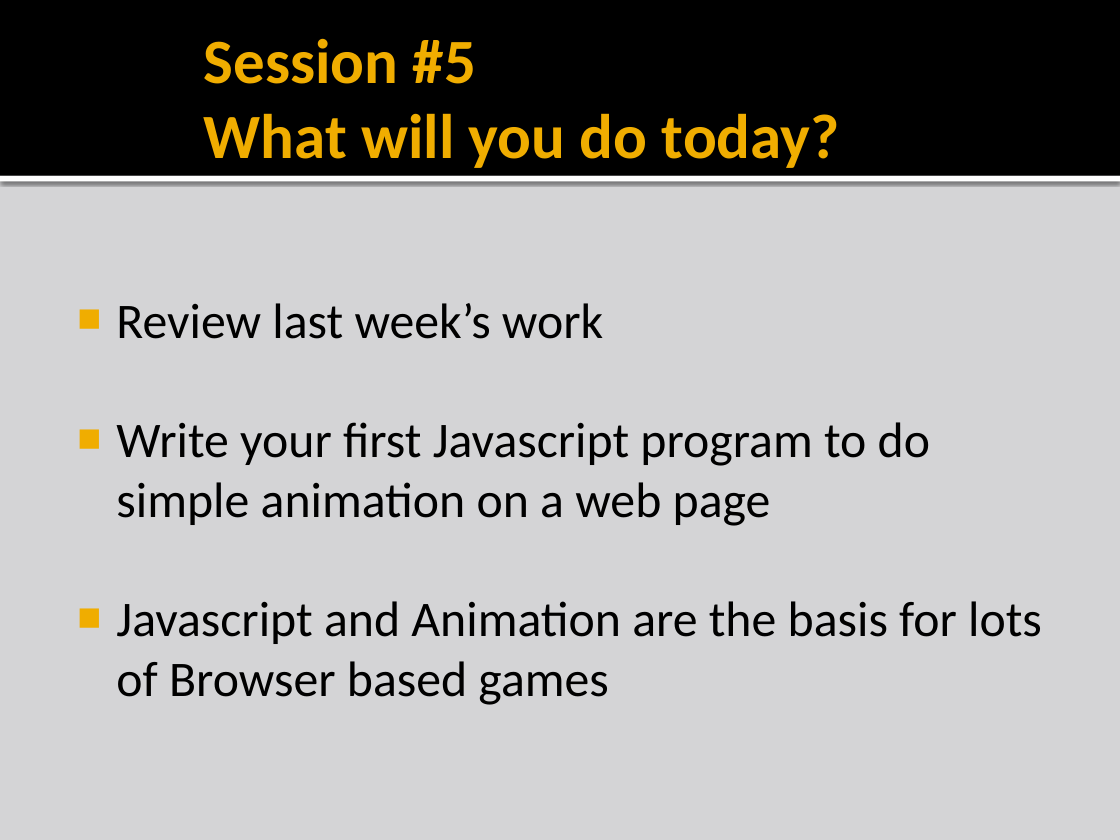
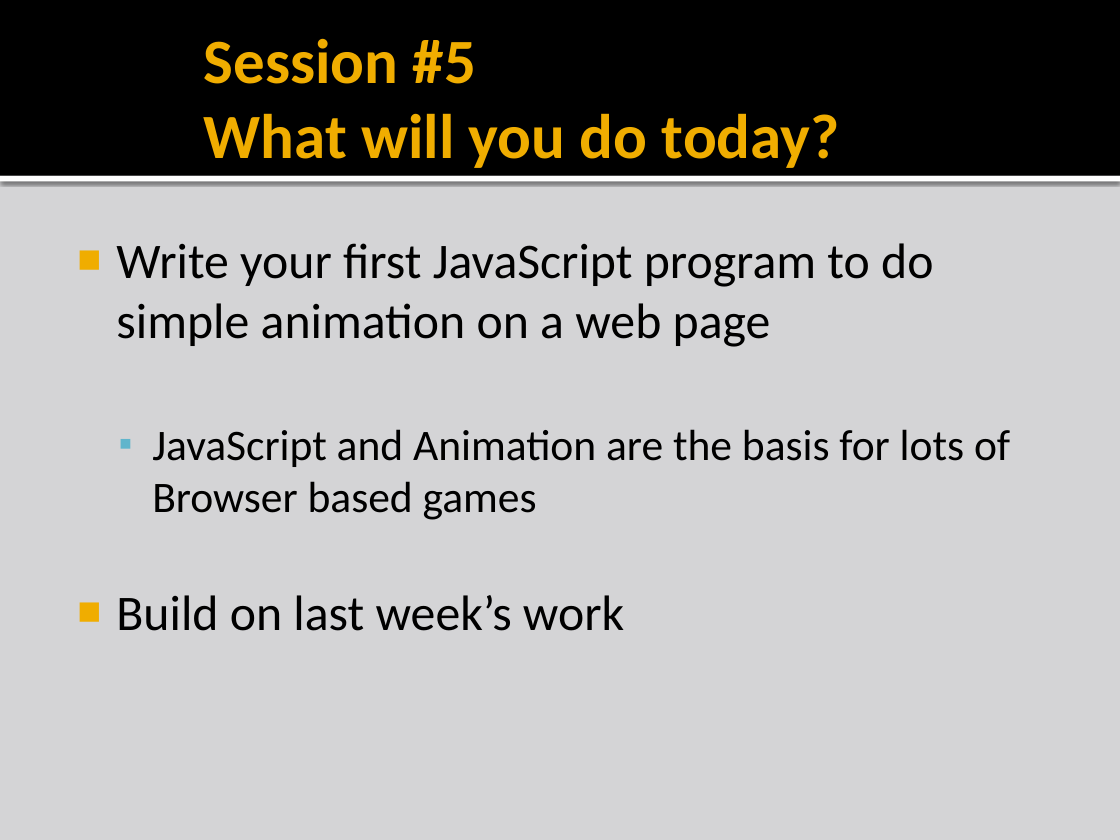
Before and after one commit to liamf/coderdojo-bray, a slide deck: slide 3 of html/presentations/CoderDojoBrayHTML_session5.pptx. Drawn at 1120x840 pixels with LibreOffice and Linux fonts; fonts in the diff are those of the drawing; background and template pictures are left out. Boxes give left, top, right and bottom in pixels: in the first picture for what was removed or moved away, otherwise in the second. Text is boxed around its words. In the diff, an @@ line names an element or a change of style, - is before the commit and + after.

Commit message:
Joe's updates to session5 Javascript

```diff
--- a/html/presentations/CoderDojoBrayHTML_session5.pptx
+++ b/html/presentations/CoderDojoBrayHTML_session5.pptx
@@ text at (x1=116, y1=243, x2=1010, y2=631): text changed @@
-■ Review last week’s work
-■ Write your first Javascript program to do simple animation on a web page
-■ Javascript and Animation are the basis for lots of Browser based games
+■ Write your first JavaScript program to do simple animation on a web page
+  ▪ JavaScript and Animation are the basis for lots of Browser based games
+■ Build on last week’s work
```
Also in this commit, not shown: 11 other slides changed, 8 slides added, 2 slides removed, 15 other files.
